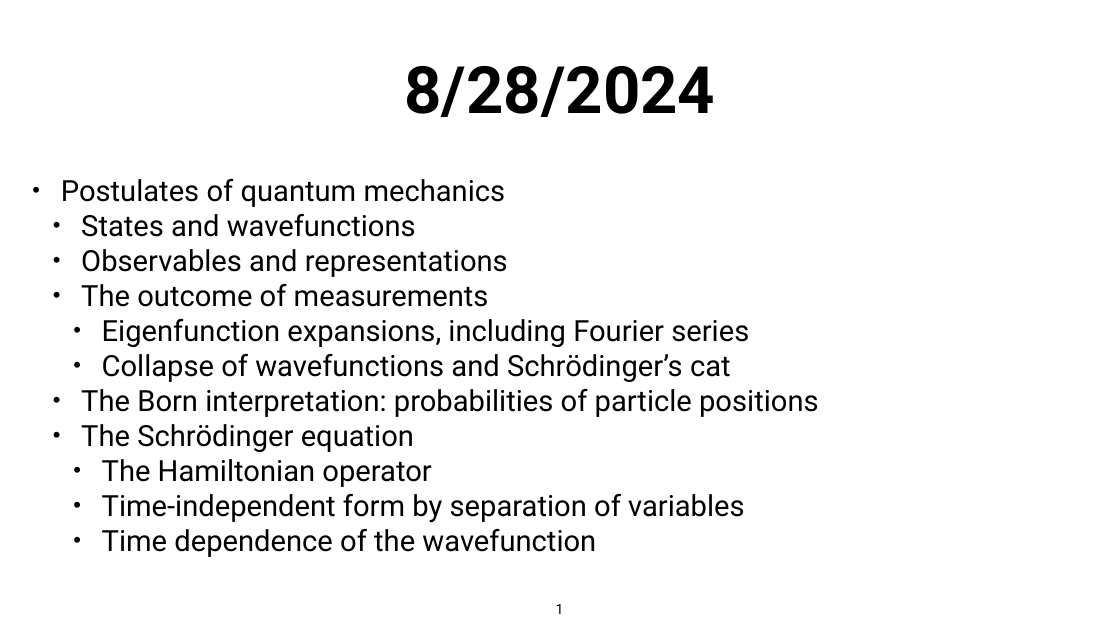
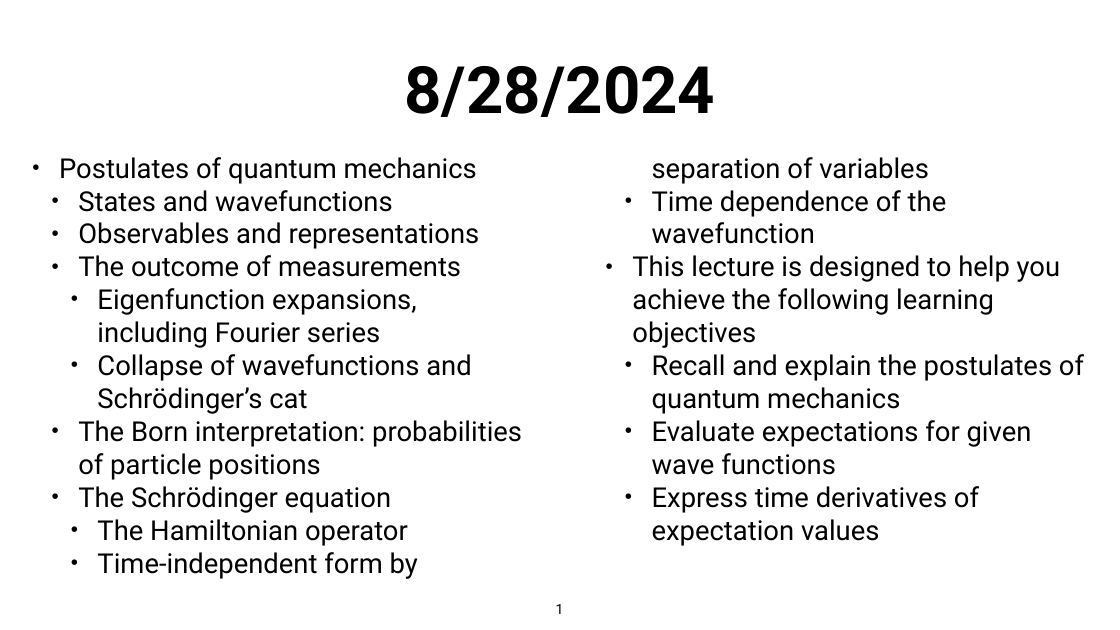
Before and after one commit to daveminh/Chem550-2024F, a slide deck: slide 1 of slides/08-28-Postulates.pptx. Drawn at 1120x630 pixels with LibreOffice and Linux fonts; fonts in the diff are those of the drawing. Boxes give left, top, right and bottom in pixels: in the first picture for what was removed or moved away, otherwise in the second. Text is boxed around its words. In the diff, an @@ line names an element or a change of style, - is before the commit and + after.

Commit message:
Slides for 9/4 and added learning objectives for earlier slides

```diff
--- a/slides/08-28-Postulates.pptx
+++ b/slides/08-28-Postulates.pptx
@@ text "Postulates of quantum mechanics" at bbox=[59, 157, 1084, 579]: columns 1 to 2 @@
@@ text at bbox=[59, 157, 947, 579]: size 50 to 47 pt in "Postulates of quantum mechanics", "States and wavefunctions", "Observables and representations", "The outcome of measurements" and 7 more places; indent changed @@
@@ text at bbox=[632, 255, 1084, 546]: paragraphs added @@
+  • This lecture is designed to help you achieve the following learning objectives
+    • Recall and explain the postulates of quantum mechanics
+    • Evaluate expectations for given wave functions
+    • Express time derivatives of expectation values
```
Also in this commit, not shown: 9 other files.
